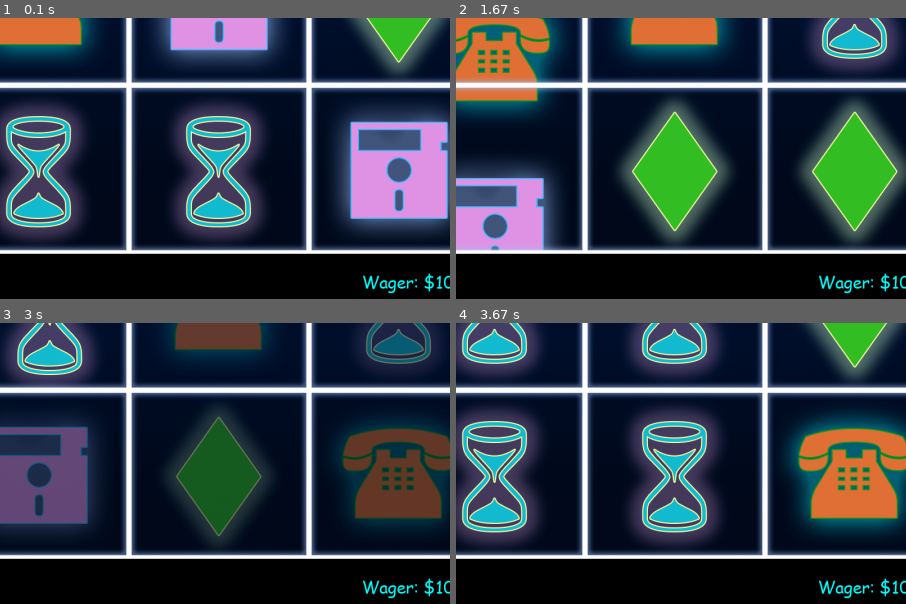
Above: before the commit, frames 1-4 (two rows, left to right).
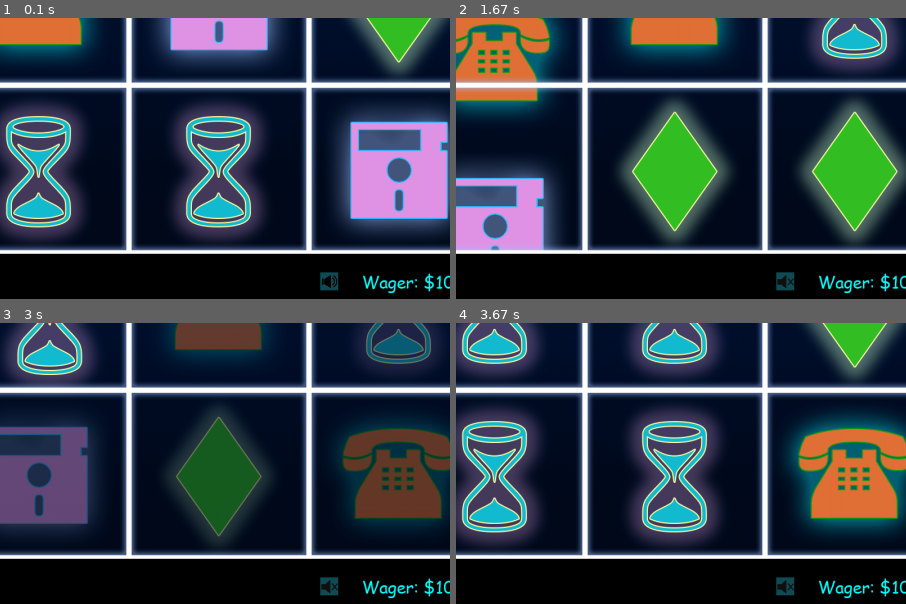
Above: after the commit, the same moments.

Repository: Drerrday/Slots-Pygame
Game: pygame game, started from main.py
Same seed, same stepped clock (60 frames per second), same inputs: the game is played once before the commit and once after it.
Inputs (mouse positions are % of the whole screen's width and height, from its top left):
- Up to frame 1 (0.1 s): no input
- Up to frame 2 (1.67 s): click (82, 95) at 0.38 s; tap Space at 0.83 s
- Up to frame 3 (3 s): tap Space at 2.67 s
- Up to frame 4 (3.67 s): no input
The pictures show only the part of the screen within x 46-96%, y 48-98%; the shares and areas given below are measured in that part.

The runs differ from the first frame. In frame 1, 0.2% of the frame differs, in the area x 71-76%, y 90-98%; in frame 2, 0.2%; in frame 3, 0.2%; in frame 4, 0.2%.

Commit message:
added mute button with pngs

Diff:
--- a/machine.py
+++ b/machine.py
@@ -6,7 +6,7 @@
 import pygame
 
 class Machine:
-    def __init__(self):
+    def __init__(self, is_muted=False):
         self.display_surface = pygame.display.get_surface()
         self.machine_balance = 10000.00
         self.reel_index = 0
@@ -15,6 +15,12 @@
         self.spinning = False
         self.can_animate = False
         self.win_animation_ongoing = False
+        self.is_muted = False
+        self.mute_button = pygame.Rect(1300, 933, 32, 32) # Mute button position
+        self.mute_button_muted_image = pygame.image.load(MUTED_BUTTON_IMAGE_PATH)
+        self.mute_button_unmuted_image = pygame.image.load(UNMUTED_BUTTON_IMAGE_PATH)
+        self.mute_button_muted_image = pygame.transform.scale(self.mute_button_muted_image, self.mute_button.size)
+        self.mute_button_unmuted_image = pygame.transform.scale(self.mute_button_unmuted_image, self.mute_button.size)
 
         # Results
         self.prev_result = {0: None, 1: None, 2: None, 3: None, 4: None}
@@ -89,6 +95,23 @@
                 self.spin_sound.play()
                 self.win_animation_ongoing = False
 
+    def toggle_mute(self):
+        self.is_muted = not self.is_muted
+        if self.is_muted:
+            pygame.mixer.pause()
+        else:
+            pygame.mixer.unpause()
+
+    def draw_mute_button(self):
+        bg_color = (17, 77, 84)
+        pygame.draw.rect(self.display_surface, bg_color, self.mute_button)
+
+        if self.is_muted:
+            image = self.mute_button_muted_image
+        else:
+            image = self.mute_button_unmuted_image
+        self.display_surface.blit(image, self.mute_button.topleft)
+
     def get_result(self):
         for reel in self.reel_list:
             self.spin_result[reel] = self.reel_list[reel].reel_spin_result()
@@ -122,6 +145,9 @@
 
     # You need to provide sounds and load them in the Machine init function for this to work!
     def play_win_sound(self, win_data):
+        if self.is_muted:
+            return
+
         sum = 0
         for item in win_data.values():
             sum += len(item[1])
@@ -155,6 +181,7 @@
             self.reel_list[reel].symbol_list.update()
         self.ui.update()
         self.win_animation()
+        self.draw_mute_button()
 
         # Balance/payout debugger
         # debug_player_data = self.currPlayer.get_data()
--- a/main.py
+++ b/main.py
@@ -22,6 +22,7 @@
         main_sound = pygame.mixer.Sound('audio/track.mp3')
         main_sound.play(loops = -1)
 
+
     def run(self):
 
         self.start_time = pygame.time.get_ticks()
@@ -32,6 +33,10 @@
                 if event.type == pygame.QUIT:
                     pygame.quit()
                     sys.exit()
+                if event.type == pygame.MOUSEBUTTONDOWN:
+                    pos = pygame.mouse.get_pos()
+                    if self.machine.mute_button.collidepoint(pos):
+                        self.machine.toggle_mute()
 
             # Time variables
             self.delta_time = (pygame.time.get_ticks() - self.start_time) / 1000
--- a/settings.py
+++ b/settings.py
@@ -11,6 +11,8 @@
 GRID_IMAGE_PATH = 'graphics/images/gridline.png'
 GAME_INDICES = [1, 2, 3] # 0 and 4 are outside of play area
 SYM_PATH = 'graphics/images/symbols'
+MUTED_BUTTON_IMAGE_PATH = 'graphics/images/sound_off.png'
+UNMUTED_BUTTON_IMAGE_PATH = 'graphics/images/sound_on.png'
 
 # Text
 TEXT_COLOR = 'Cyan'
Binary file added: graphics/images/sound_off.png
Binary file added: graphics/images/sound_on.png
